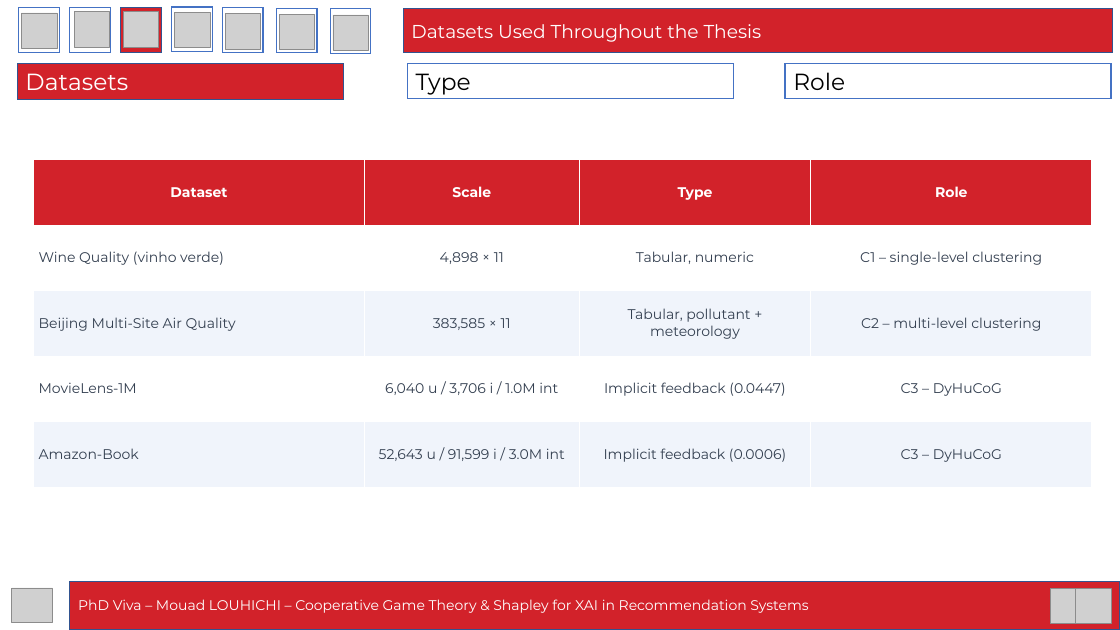
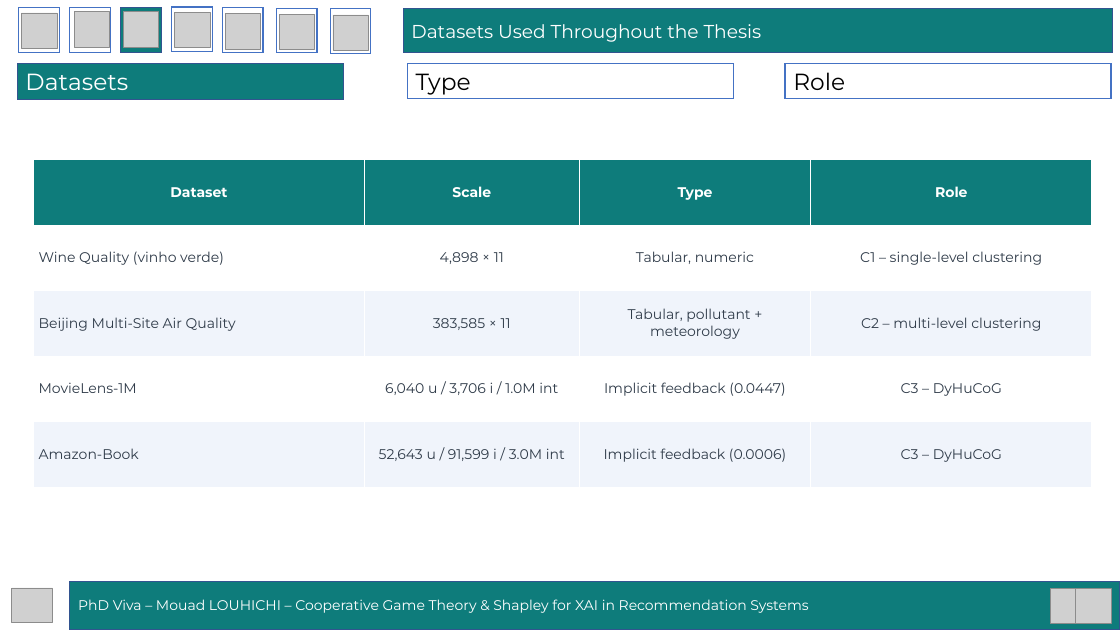
Before and after one commit to mouadlouhichi/phd-prep, a slide deck: slide 14 of viva/MOUAD_LOUHICHI_VIVA_40min.pptx. Drawn at 1120x630 pixels with LibreOffice and Linux fonts; fonts in the diff are those of the drawing; grey boxes stand for pictures. Boxes give left, top, right and bottom in pixels: in the first picture for what was removed or moved away, otherwise in the second. Text is boxed around its words. In the diff, an @@ line names an element or a change of style, - is before the commit and + after.

```diff
--- a/viva/MOUAD_LOUHICHI_VIVA_40min.pptx
+++ b/viva/MOUAD_LOUHICHI_VIVA_40min.pptx
@@ fill #D2222A to #0E7C7B in 4 elements at box(70, 581, 1120, 629), box(403, 8, 1113, 53), box(18, 63, 344, 99), box(121, 8, 161, 52) @@
@@ table at box(34, 160, 1093, 487) @@
@@ fill #D2222A to #0E7C7B in row 1 @@
@@ text colour #333F50 to #2F3B49 @@
```
Also in this commit, not shown: 58 other slides changed, 3 other files.
